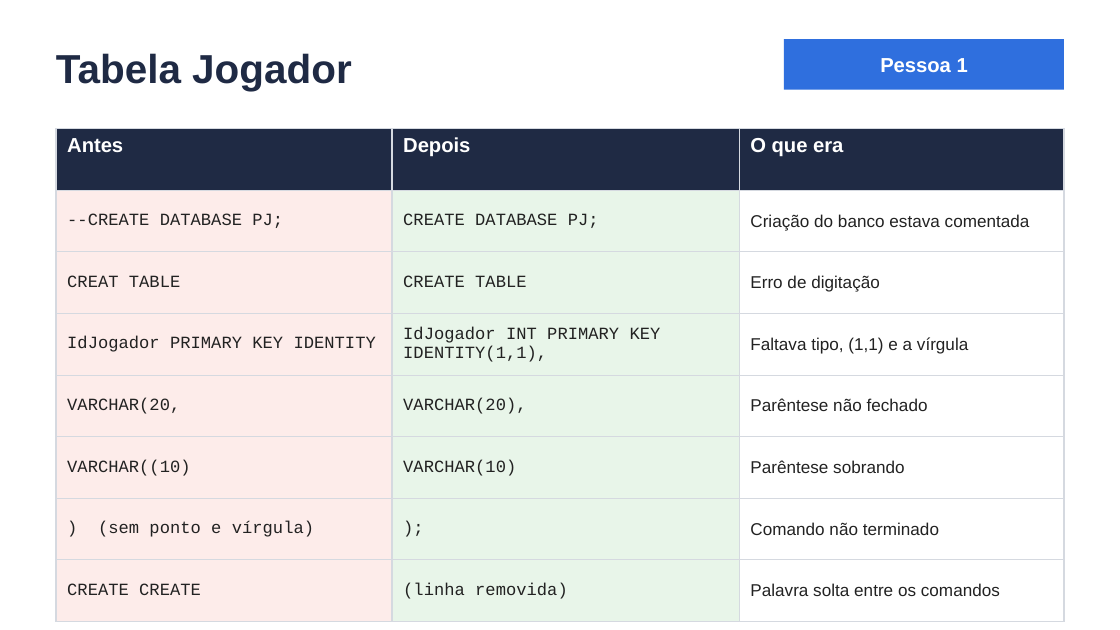
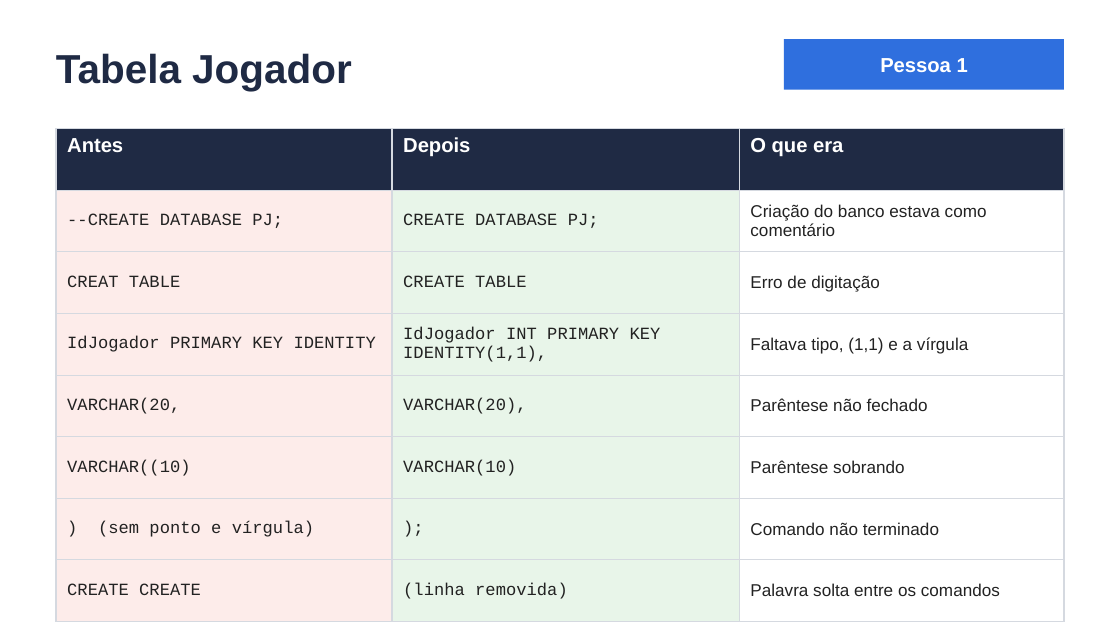
Before and after one commit to VinicinNTC/Banco_BAD, a slide deck: slide 2 of Test1_Apresentacao_SQL.pptx. Drawn at 1120x630 pixels with LibreOffice and Linux fonts; fonts in the diff are those of the drawing. Boxes give left, top, right and bottom in pixels: in the first picture for what was removed or moved away, otherwise in the second. Text is boxed around its words. In the diff, an @@ line names an element or a change of style, - is before the commit and + after.

```diff
--- a/Test1_Apresentacao_SQL.pptx
+++ b/Test1_Apresentacao_SQL.pptx
@@ table at (x1=56, y1=129, x2=1064, y2=622) @@
-row 2, column 3: Criação do banco estava comentada
+row 2, column 3: Criação do banco estava como comentário
```
Also in this commit, not shown: 6 other slides changed, 4 other files.
